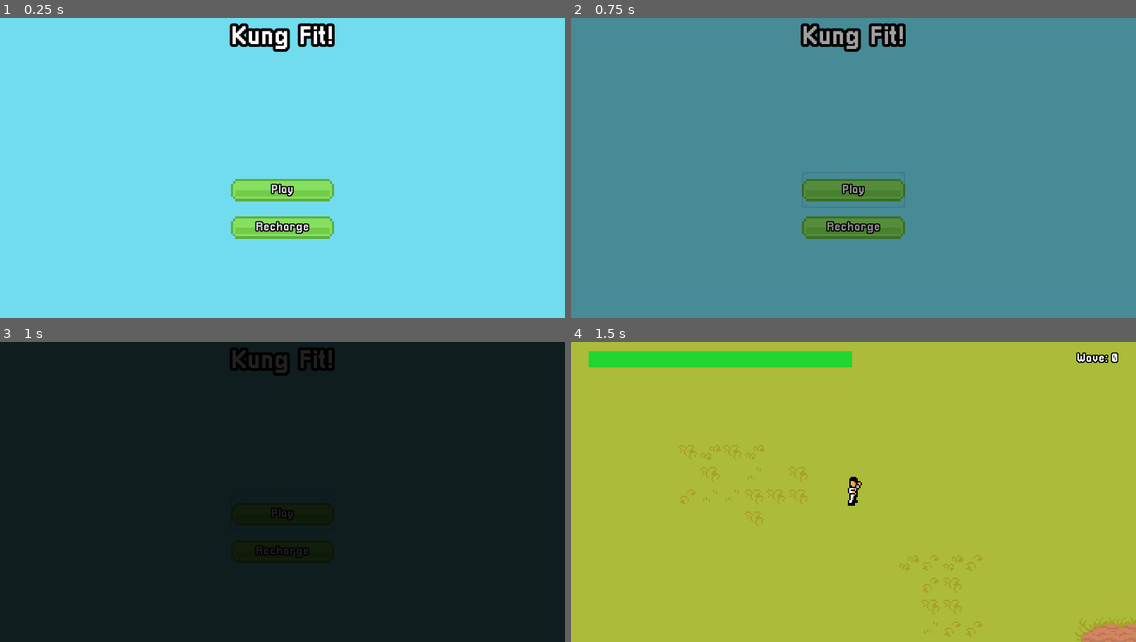
Above: before the commit, frames 1-4 (two rows, left to right).
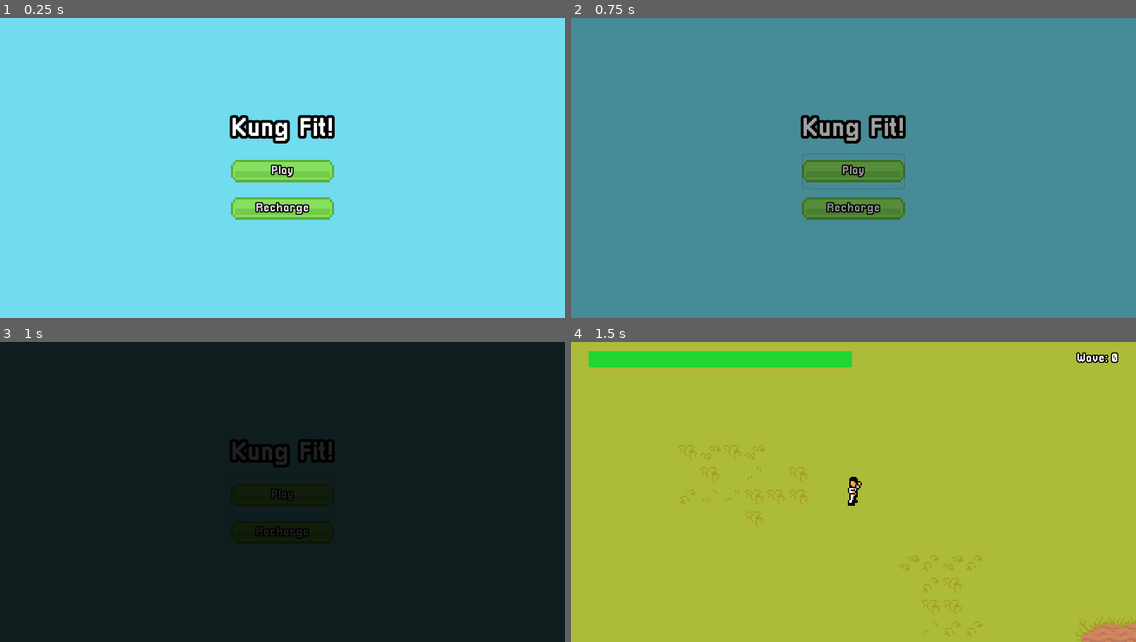
Above: after the commit, the same moments.

Repository: MysteryCoder456/KungFitGame
Game: Godot game, scene res://src/scenes/MainMenu.tscn
The game is run twice, just before and just after one commit, with the same random seed, the same clock (stepped at 60 frames per second) and the same inputs.
Inputs (mouse positions are in pixels of both pictures, inside the frame that each line leads up to):
- Up to frame 1 (0.25 s): no input
- Up to frame 2 (0.75 s): click "Play" at 0.5 s
- Up to frame 3 (1 s): no input
- Up to frame 4 (1.5 s): move the mouse to (977, 477) at 1.27 s; hold D (move_right) from 1.28 s (still down); hold P (kick_attack) from 1.28 s (still down); click (977, 477) at 1.42 s

The runs differ from the first frame. In frame 1, 7.1% of the frame differs, in the area x 40-60%, y 1-74%; in frame 2, 7.0%; in frame 3, 1.8%; in frame 4, nothing differs.

Commit message:
adjusted main menu a bit

Diff:
--- a/FitnessGame/project.godot
+++ b/FitnessGame/project.godot
@@ -32,7 +32,8 @@
 
 [application]
 
-config/name="FitnessGame"
+config/name="Kung Fit!"
+config/description="Fighter Game where you have to work out IRL to play it."
 run/main_scene="res://src/scenes/MainMenu.tscn"
 config/icon="res://assets/icons/ios/appstore1024.png"
 
--- a/FitnessGame/src/scenes/MainMenu.tscn
+++ b/FitnessGame/src/scenes/MainMenu.tscn
@@ -69,25 +69,26 @@
 margin_right = 87.0
 grow_horizontal = 2
 grow_vertical = 2
+custom_constants/separation = 20
 alignment = 1
 __meta__ = {
 "_edit_use_anchors_": false
 }
 
 [node name="Label" type="Label" parent="V"]
+margin_top = 166.0
 margin_right = 186.0
-margin_bottom = 264.0
+margin_bottom = 214.0
 grow_horizontal = 2
-size_flags_vertical = 3
+size_flags_vertical = 1
 text = "Kung Fit!"
 align = 1
 
 [node name="Buttons" type="VBoxContainer" parent="V"]
-margin_top = 268.0
+margin_top = 234.0
 margin_right = 186.0
-margin_bottom = 532.0
+margin_bottom = 366.0
 grow_vertical = 0
-size_flags_vertical = 3
 
 [node name="PlayButton" type="Button" parent="V/Buttons"]
 margin_right = 186.0
